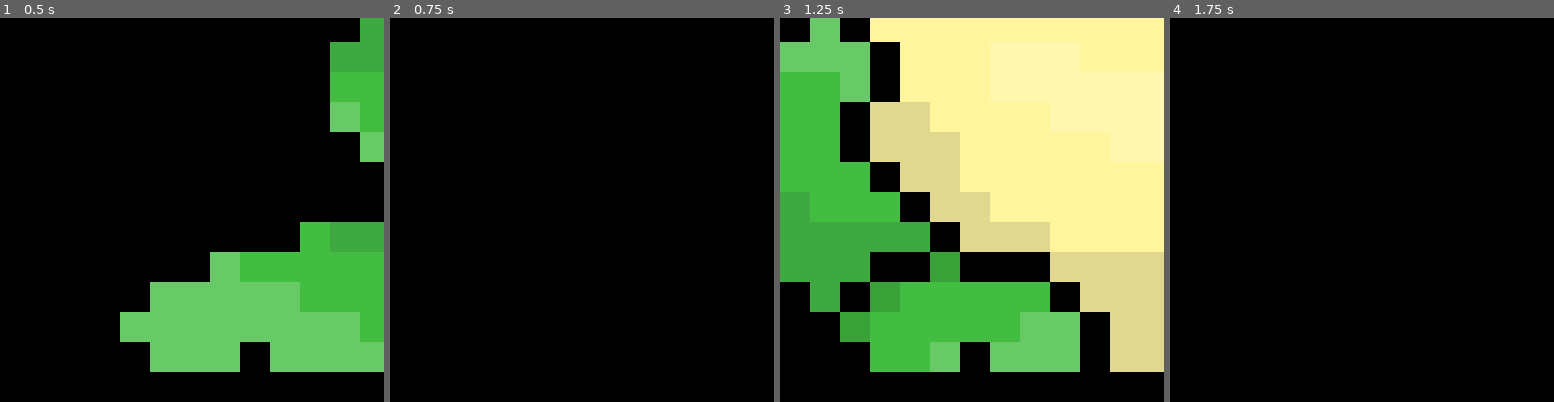
Above: before the commit, frames 1-4 (left to right).
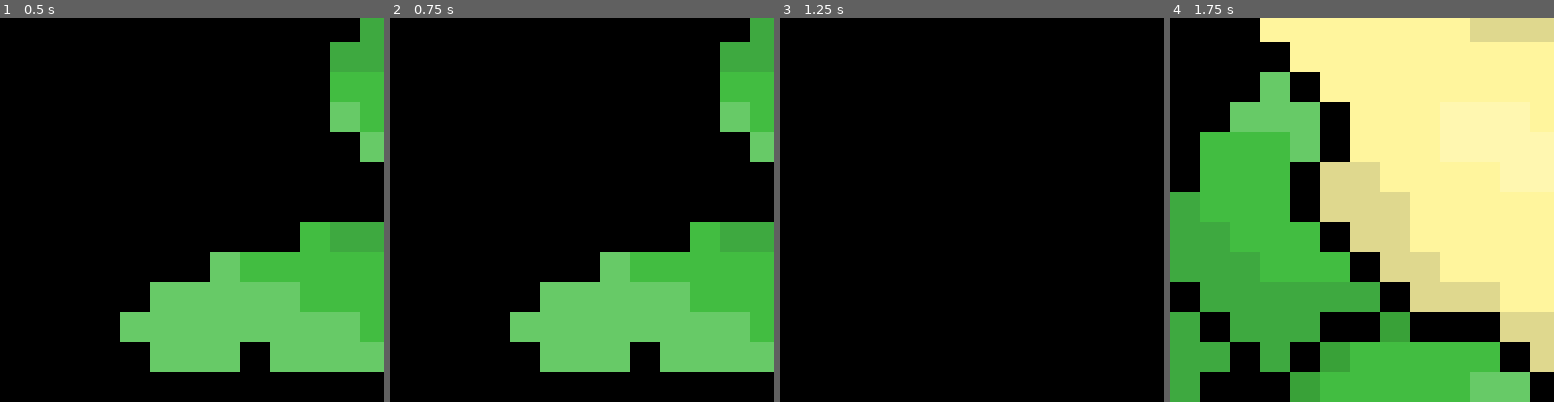
Above: after the commit, the same moments.

Repository: k4444th/Desktop-Frog
Game: Godot game, scene res://scenes/main.tscn
Same seed, same stepped clock (60 frames per second), same inputs: the game is played once before the commit and once after it.
Inputs (mouse positions are in pixels of both pictures, inside the frame that each line leads up to):
- Up to frame 1 (0.5 s): no input
- Up to frame 2 (0.75 s): tap Enter at 0.5 s; move the mouse to (666, 190) at 0.52 s; click (666, 190) at 0.67 s
- Up to frame 3 (1.25 s): no input
- Up to frame 4 (1.75 s): drag from (1285, 229) to (1342, 286) at 1.27 s

Frame 1 is identical in both runs. In frame 2, 24% of the frame differs, in the area x 31-100%, y 0-93%; in frame 3, 77%; in frame 4, 79%, in the area x 0-100%, y 0-100%.

Commit message:
Basic fall (with parachute)

Diff:
--- a/project.godot
+++ b/project.godot
@@ -31,10 +31,6 @@
 window/subwindows/embed_subwindows=false
 window/per_pixel_transparency/allowed=true
 
-[input_devices]
-
-pointing/emulate_touch_from_mouse=true
-
 [physics]
 
 3d/physics_engine="Jolt Physics"
--- a/scenes/main.tscn
+++ b/scenes/main.tscn
@@ -14,9 +14,14 @@
 [node name="IdleArea" type="Polygon2D" parent="." unique_id=659385586]
 visible = false
 polygon = PackedVector2Array(-4, 1, 4, 1, 4, 0, 6, 0, 6, -1, 7, -1, 7, -3, 8, -3, 8, -4, 9, -4, 9, -5, 15, -5, 15, -4,  …(1399 unchanged characters)…
-uv = PackedVector2Array(15.211702, 17.05979)
 
 [node name="Parachute" parent="." unique_id=881828180 instance=ExtResource("3_sugp2")]
 position = Vector2(0, 4)
 
 [node name="Frog" parent="." unique_id=311887858 instance=ExtResource("1_o5qli")]
+
+[node name="DeadzoneTimer" type="Timer" parent="." unique_id=1014087764]
+wait_time = 0.15
+one_shot = true
+
+[connection signal="timeout" from="DeadzoneTimer" to="." method="_on_deadzone_timer_timeout"]
--- a/scenes/parachute.tscn
+++ b/scenes/parachute.tscn
@@ -54,17 +54,17 @@
 "duration": 1.0,
 "texture": SubResource("AtlasTexture_cuyg8")
 }],
-"loop": true,
+"loop": false,
 "name": &"closing",
-"speed": 5.0
+"speed": 20.0
 }, {
 "frames": [{
 "duration": 1.0,
 "texture": SubResource("AtlasTexture_wmsi4")
 }],
-"loop": true,
+"loop": false,
 "name": &"open",
-"speed": 5.0
+"speed": 20.0
 }, {
 "frames": [{
 "duration": 1.0,
@@ -79,9 +79,9 @@
 "duration": 1.0,
 "texture": SubResource("AtlasTexture_alq5m")
 }],
-"loop": true,
+"loop": false,
 "name": &"opening",
-"speed": 5.0
+"speed": 20.0
 }]
 
 [node name="Parachute" type="Node2D" unique_id=881828180]
@@ -91,3 +91,5 @@
 position = Vector2(0, -31.5)
 sprite_frames = SubResource("SpriteFrames_emew2")
 animation = &"open"
+
+[connection signal="animation_finished" from="Parachute" to="." method="_on_parachute_animation_finished"]
--- a/scripts/main.gd
+++ b/scripts/main.gd
@@ -4,12 +4,17 @@
 var frogSize := Vector2.ZERO
 var parachuteSize := Vector2.ZERO
 var parachuteOffset := Vector2(0, 4)
+var clickCancelled := false
+var mouseDown := false
+var dragOffset := Vector2.ZERO
+var screenArea := Polygon2D.new()
 
-@onready var mainWindow = get_window()
+@onready var window = get_window()
 @onready var frogNode := $Frog
 @onready var parachuteNode := $Parachute
 @onready var frogIdleArea := $IdleArea
 @onready var frogJumpingArea := $JumpingArea
+@onready var deadzoneTimer := $DeadzoneTimer
 
 func _ready() -> void:
 	frogNode.jumpEnd.connect(frogNodeJumpEnd)
@@ -17,39 +22,67 @@
 	frogSize = frogNode.bodyNode.sprite_frames.get_frame_texture("idle", 0).get_size()
 	parachuteSize = parachuteNode.parachuteNode.sprite_frames.get_frame_texture("open", 0).get_size()
 
+	parachuteNode.visible = false
+
 	initWindow()
 	initScale()
 	initWindowPosition()
 	initSpritePositions()
 	setMousePassthroughArea(frogIdleArea)
 
+	calculateScreenArea()
+
 func _input(event: InputEvent) -> void:
-	if event is InputEventMouseButton and event.button_index == MOUSE_BUTTON_LEFT and event.pressed:
-		frogNode.jump(frogNode.to_local(event.position).x < 0)
-		setMousePassthroughArea(frogJumpingArea)
+	if event is InputEventMouseButton and event.button_index == MOUSE_BUTTON_LEFT:
+		if event.pressed:
+			mouseDown = true
+			clickCancelled = false
+			deadzoneTimer.start()
+			dragOffset = frogNode.get_local_mouse_position()
+			calculateScreenArea()
+		else:
+			mouseDown = false
+			parachuteNode.open()
+
+			flyDown()
+
+			if not clickCancelled:
+				frogNode.jump(frogNode.to_local(event.position).x < 0)
+				setMousePassthroughArea(frogJumpingArea)
+
+	if event is InputEventMouseMotion:
+		if mouseDown:
+
+			setMousePassthroughArea(frogIdleArea)
+			frogNode.position = get_global_mouse_position() - dragOffset * Globals.data.scale
+			parachuteNode.position = get_global_mouse_position() - dragOffset * Globals.data.scale
 
 func initWindow():
-	mainWindow.transparent_bg = true
-	mainWindow.transparent = true
-	mainWindow.borderless = true
-	mainWindow.always_on_top = true
-	mainWindow.unresizable = true
+	window.transparent_bg = true
+	window.transparent = true
+	window.borderless = true
+	window.always_on_top = true
+	window.unresizable = true
 
 func initScale():
 	frogNode.scale = Vector2(Globals.data.scale, Globals.data.scale)
 	parachuteNode.scale = Vector2(Globals.data.scale, Globals.data.scale)
 
 func initWindowPosition():
-	usableRect = DisplayServer.screen_get_usable_rect()
+	calculateScreenArea()
 
-	mainWindow.position = usableRect.position
-	mainWindow.size = usableRect.size
+	window.position = usableRect.position
+	window.size = usableRect.size
 
 func initSpritePositions():
-	usableRect = DisplayServer.screen_get_usable_rect()
+	calculateScreenArea()
 
 	frogNode.position = Vector2((frogSize.x * Globals.data.scale) / 2, usableRect.size.y - (frogSize.y * Globals.data.scale) / 2)
 	parachuteNode.position = frogNode.position + parachuteOffset * Globals.data.scale
+
+func calculateScreenArea():
+	usableRect = DisplayServer.screen_get_usable_rect()
+	DisplayServer.window_set_mouse_passthrough([])
 
 func setMousePassthroughArea(polygon: Polygon2D):
 	var area = PackedVector2Array()
@@ -61,3 +94,39 @@
 
 func frogNodeJumpEnd():
 	setMousePassthroughArea(frogIdleArea)
+
+func flyDown():
+	usableRect = DisplayServer.screen_get_usable_rect()
+	DisplayServer.window_set_mouse_passthrough([])
+
+	var yPos = usableRect.size.y - (frogSize.y * Globals.data.scale) / 2
+	var xPos = clamp(frogNode.position.x, (frogSize.x * Globals.data.scale) / 2, usableRect.size.x - (frogSize.x * Globals.data.scale) / 2)
+	var oldXPos = frogNode.position.x
+
+	var flyTime = pow(abs(frogNode.position.y - yPos), 0.6) * 0.0175
+	var parachuteAnimationDuration = (1 / parachuteNode.parachuteNode.sprite_frames.get_animation_speed("opening")) * parachuteNode.parachuteNode.sprite_frames.get_frame_count("opening")
+
+	if flyTime > parachuteAnimationDuration:
+		parachuteNode.open()
+
+	parachuteNode.rotation_degrees = (oldXPos - xPos) / 10
+
+	var frogPositionTween = get_tree().create_tween().set_ease(Tween.EASE_IN).set_trans(Tween.TRANS_CUBIC)
+	frogPositionTween.tween_property(frogNode, "position", Vector2(xPos, yPos), flyTime)
+
+	var parachutePositionTween = get_tree().create_tween().set_ease(Tween.EASE_IN).set_trans(Tween.TRANS_CUBIC)
+	parachutePositionTween.tween_property(parachuteNode, "position", Vector2(xPos, yPos), flyTime)
+
+	if parachuteNode.rotation_degrees != 0:
+		var parachuetRotationTween = get_tree().create_tween().set_ease(Tween.EASE_IN).set_trans(Tween.TRANS_CUBIC)
+		parachuetRotationTween.tween_property(parachuteNode, "rotation", 0, flyTime)
+
+	await frogPositionTween.finished
+
+	if flyTime > parachuteAnimationDuration:
+		parachuteNode.close()
+
+	setMousePassthroughArea(frogIdleArea)
+
+func _on_deadzone_timer_timeout() -> void:
+	clickCancelled = true
--- a/scripts/parachute.gd
+++ b/scripts/parachute.gd
@@ -1,3 +1,16 @@
 extends Node2D
 
 @onready var parachuteNode := $Parachute
+
+func open():
+	visible = true
+	parachuteNode.play("opening")
+
+func close():
+	parachuteNode.play("closing")
+
+func _on_parachute_animation_finished() -> void:
+	if parachuteNode.animation == "opening":
+		parachuteNode.play("open")
+	elif parachuteNode.animation == "closing":
+		visible = false
